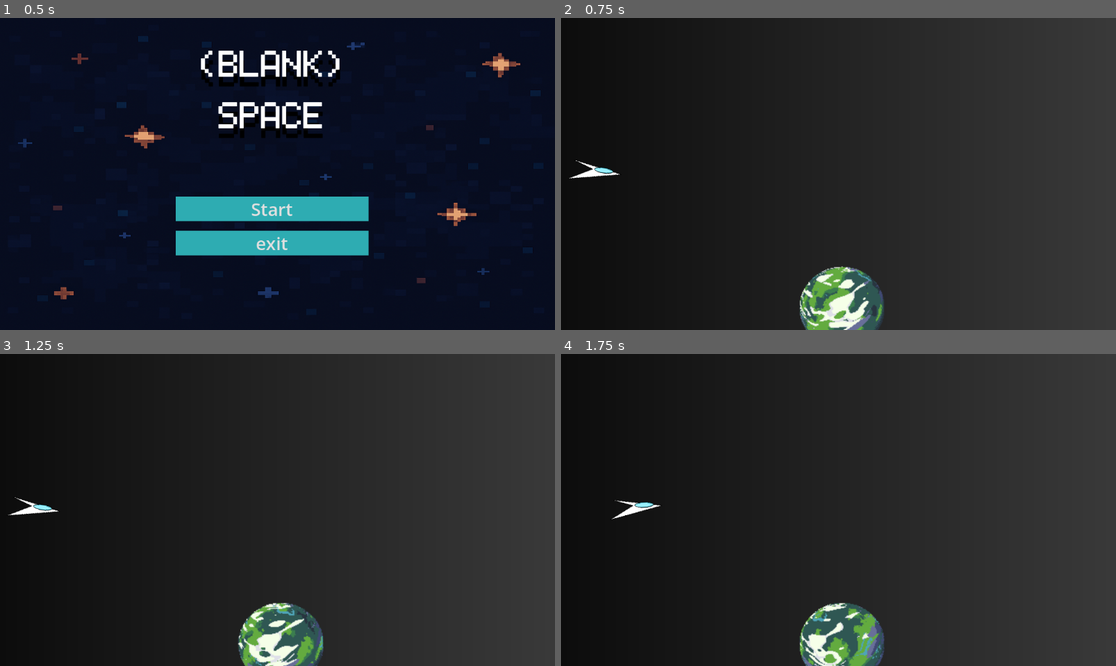
Above: before the commit, frames 1-4 (two rows, left to right).
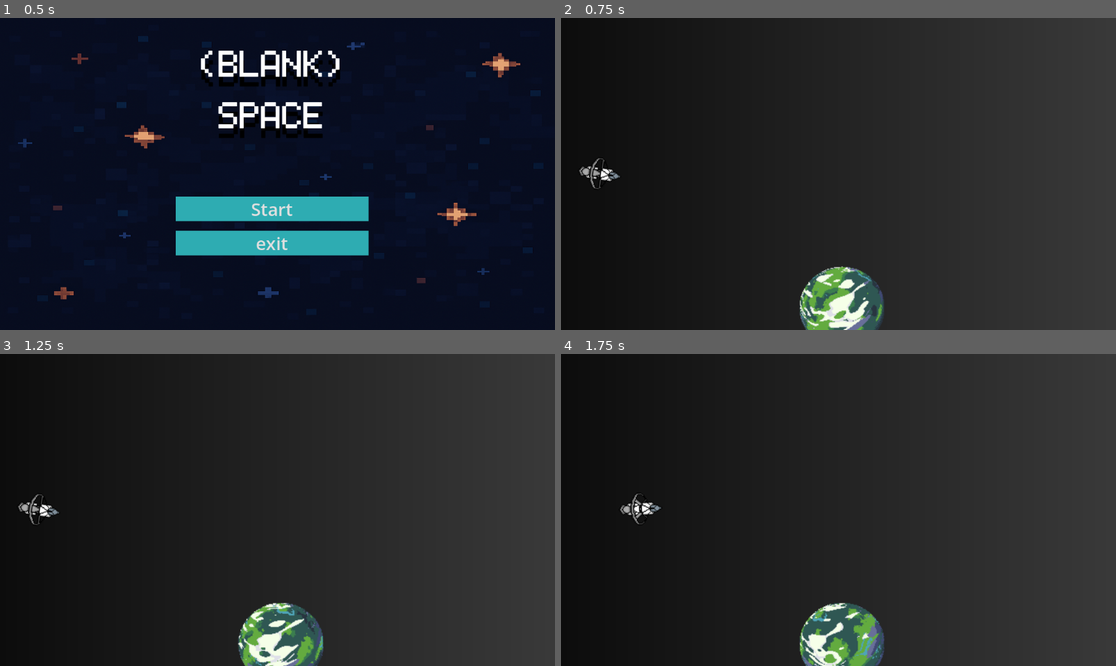
Above: after the commit, the same moments.

Repository: adamsutan/project-space-game
Game: Godot game, scene res://main menu.tscn
Same seed, same stepped clock (60 frames per second), same inputs: the game is played once before the commit and once after it.
Inputs (mouse positions are in pixels of both pictures, inside the frame that each line leads up to):
- Up to frame 1 (0.5 s): no input
- Up to frame 2 (0.75 s): click "Start" at 0.5 s
- Up to frame 3 (1.25 s): no input
- Up to frame 4 (1.75 s): move the mouse to (960, 494) at 1.27 s; hold D (strafe_right) from 1.28 s (still down); hold Shift (boost) from 1.28 s (still down)

Frame 1 is identical in both runs. In frame 2, 0.3% of the frame differs, in the area x 1-11%, y 44-55%; in frame 3, 0.3%; in frame 4, 0.3%.

Commit message:
new spaceship :)

Diff:
--- a/flying test.tscn
+++ b/flying test.tscn
@@ -1,39 +1,10 @@
-[gd_scene load_steps=63 format=3 uid="uid://bevqeemaas5oi"]
+[gd_scene load_steps=62 format=3 uid="uid://bevqeemaas5oi"]
 
 [ext_resource type="Script" uid="uid://d4gnp6oxmof4r" path="res://node_2d.gd" id="1_2rouq"]
 [ext_resource type="Script" uid="uid://brbn61eds2y68" path="res://ship.gd" id="2_musmr"]
-[ext_resource type="Texture2D" uid="uid://c84mnv4855tif" path="res://assets/spaceship/Spaceship.png" id="3_2rouq"]
+[ext_resource type="Texture2D" uid="uid://c1bjgetqa20gu" path="res://assets/spaceship/spaceship_new_vertical.png" id="3_olrgg"]
 [ext_resource type="Script" uid="uid://c8hwhv2bea7hg" path="res://ship_sprite_rotation.gd" id="4_olrgg"]
 [ext_resource type="Texture2D" uid="uid://b0us3acdt2jog" path="res://assets/planet/3768899871.png" id="5_olrgg"]
-
-[sub_resource type="AtlasTexture" id="AtlasTexture_olrgg"]
-atlas = ExtResource("3_2rouq")
-region = Rect2(0, 0, 128, 128)
-
-[sub_resource type="AtlasTexture" id="AtlasTexture_iyywy"]
-atlas = ExtResource("3_2rouq")
-region = Rect2(128, 0, 128, 128)
-
-[sub_resource type="AtlasTexture" id="AtlasTexture_pe0x1"]
-atlas = ExtResource("3_2rouq")
-region = Rect2(256, 0, 128, 128)
-
-[sub_resource type="SpriteFrames" id="SpriteFrames_bmdv0"]
-animations = [{
-"frames": [{
-"duration": 1.0,
-"texture": SubResource("AtlasTexture_olrgg")
-}, {
-"duration": 1.0,
-"texture": SubResource("AtlasTexture_iyywy")
-}, {
-"duration": 1.0,
-"texture": SubResource("AtlasTexture_pe0x1")
-}],
-"loop": true,
-"name": &"default",
-"speed": 8.0
-}]
 
 [sub_resource type="AtlasTexture" id="AtlasTexture_musmr"]
 atlas = ExtResource("5_olrgg")
@@ -393,6 +364,28 @@
 "speed": 9.0
 }]
 
+[sub_resource type="AtlasTexture" id="AtlasTexture_iyywy"]
+atlas = ExtResource("3_olrgg")
+region = Rect2(0, 0, 128, 108)
+
+[sub_resource type="AtlasTexture" id="AtlasTexture_pe0x1"]
+atlas = ExtResource("3_olrgg")
+region = Rect2(0, 108, 128, 108)
+
+[sub_resource type="SpriteFrames" id="SpriteFrames_bmdv0"]
+animations = [{
+"frames": [{
+"duration": 1.0,
+"texture": SubResource("AtlasTexture_iyywy")
+}, {
+"duration": 1.0,
+"texture": SubResource("AtlasTexture_pe0x1")
+}],
+"loop": true,
+"name": &"default",
+"speed": 9.0
+}]
+
 [sub_resource type="Gradient" id="Gradient_pe0x1"]
 offsets = PackedFloat32Array(0, 0.975904, 0.981928, 0.993976, 1)
 colors = PackedColorArray(0, 0, 0, 1, 0.228916, 0.228916, 0.228916, 1, 0.174699, 0.174699, 0.174699, 1, 0.295181, 0.295181, 0.295181, 1, 1, 1, 1, 1)
@@ -402,16 +395,6 @@
 
 [node name="Node2D" type="Node2D"]
 script = ExtResource("1_2rouq")
-
-[node name="Ship" type="CharacterBody2D" parent="."]
-script = ExtResource("2_musmr")
-
-[node name="AnimatedSprite2D" type="AnimatedSprite2D" parent="Ship"]
-position = Vector2(71, 322)
-sprite_frames = SubResource("SpriteFrames_bmdv0")
-autoplay = "default"
-frame_progress = 0.731516
-script = ExtResource("4_olrgg")
 
 [node name="AnimatedSprite2D" type="AnimatedSprite2D" parent="."]
 position = Vector2(582.625, 601)
@@ -420,6 +403,16 @@
 autoplay = "default"
 frame_progress = 0.51418
 
+[node name="Ship" type="CharacterBody2D" parent="."]
+script = ExtResource("2_musmr")
+
+[node name="AnimatedSprite2D" type="AnimatedSprite2D" parent="Ship"]
+position = Vector2(71, 322)
+sprite_frames = SubResource("SpriteFrames_bmdv0")
+autoplay = "default"
+frame_progress = 0.6353088
+script = ExtResource("4_olrgg")
+
 [node name="Sprite2D" type="Sprite2D" parent="."]
 z_index = -4096
 position = Vector2(443.5001, 345.50003)
Binary file removed: assets/spaceship/Spaceship.png
Binary file added: assets/spaceship/spaceship_new_vertical.png
Not shown, changed: assets/spaceship/spaceship_new_vertical.png.import
